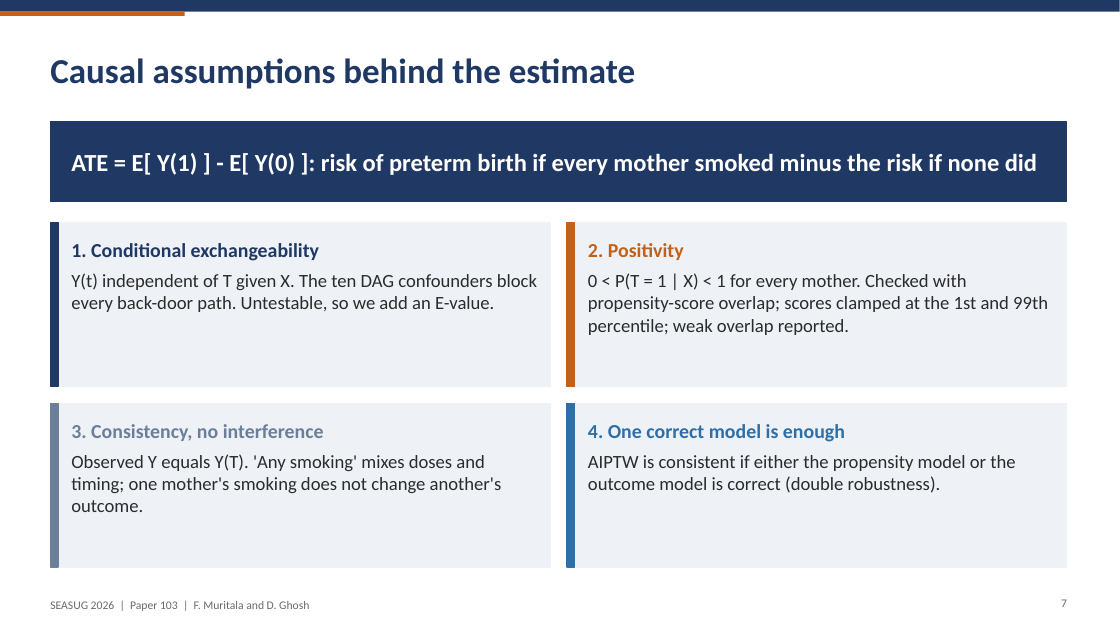
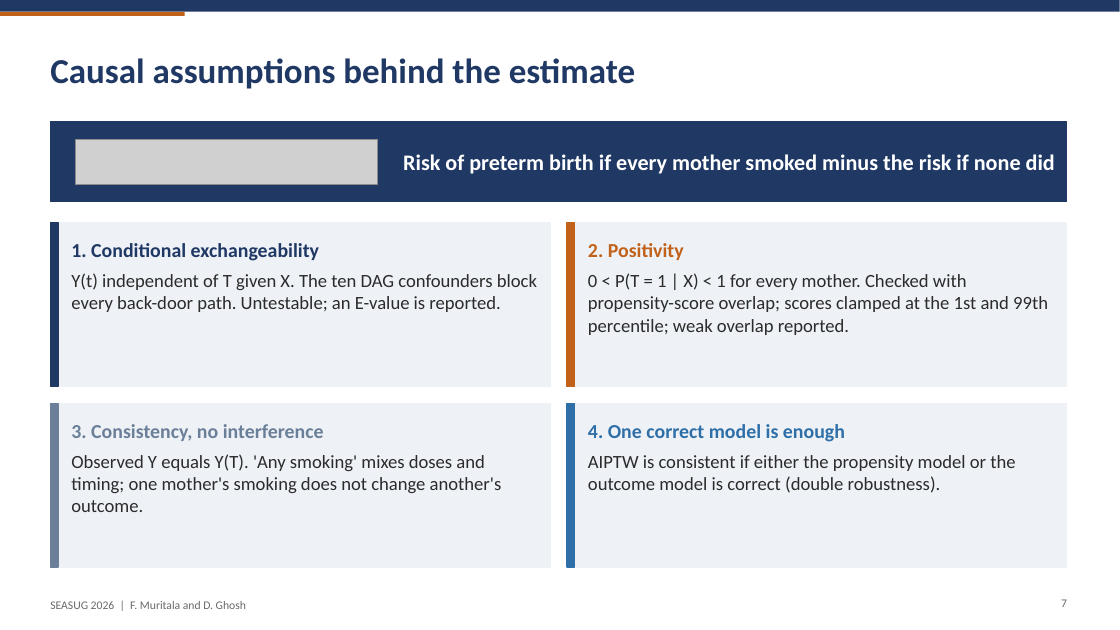
Before and after one commit to fmurital/Causal-Inference-, a slide deck: slide 7 of slides/SEASUG2026_Slides_Muritala_Ghosh.pptx. Drawn at 1120x630 pixels with LibreOffice and Linux fonts; fonts in the diff are those of the drawing; grey boxes stand for pictures. Boxes give left, top, right and bottom in pixels: in the first picture for what was removed or moved away, otherwise in the second. Text is boxed around its words. In the diff, an @@ line names an element or a change of style, - is before the commit and + after.

Commit message:
Final SEASUG 2026 materials: impersonal paper typeset in LaTeX, updated slides, README and figure fix

```diff
--- a/slides/SEASUG2026_Slides_Muritala_Ghosh.pptx
+++ b/slides/SEASUG2026_Slides_Muritala_Ghosh.pptx
@@ picture added at (76,139,378,184) @@
@@ text at (403,154,1055,174): text changed; size 21 to 19 pt @@
-ATE = E[ Y(1) ] - E[ Y(0) ]: risk of preterm birth if every mother smoked minus the risk if none did
+Risk of preterm birth if every mother smoked minus the risk if none did
@@ text at (71,273,537,312): text changed @@
-Y(t) independent of T given X. The ten DAG confounders block every back-door path. Untestable, so we add an E-value.
+Y(t) independent of T given X. The ten DAG confounders block every back-door path. Untestable; an E-value is reported.
@@ text at (50,601,246,609): text changed @@
-SEASUG 2026 | Paper 103 | F. Muritala and D. Ghosh
+SEASUG 2026 | F. Muritala and D. Ghosh
```
Also in this commit, not shown: 14 other slides changed, 15 other files.
